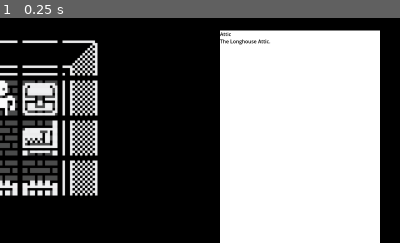
Above: before the commit, frame 1.
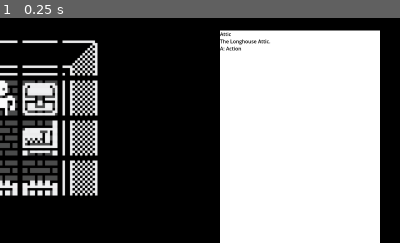
Above: after the commit, the same moment.

Repository: Pandawaflez/PGRPGE
Game: Godot game, scene res://TestScene/locations/TestSceneLevel1Attic.tscn
The game is run twice, just before and just after one commit, with the same random seed, the same clock (stepped at 60 frames per second) and the same inputs. This scene is started directly instead of the project's main scene.
Inputs:
- Up to frame 1 (0.25 s): no input
The pictures show only the part of the screen within x 50-100%, y 0-50%; the shares and areas given below are measured in that part.

The runs differ from the first frame. In frame 1, less than 0.1% of the frame differs, in the area x 55-61%, y 12-15%.

Commit message:
Working on scene transitions

Diff:
--- a/Prefabs/navigation_manager.tscn
+++ b/Prefabs/navigation_manager.tscn
@@ -1,6 +1,8 @@
-[gd_scene load_steps=2 format=3 uid="uid://c02sqiop2pv4p"]
+[gd_scene load_steps=3 format=3 uid="uid://c02sqiop2pv4p"]
 
 [ext_resource type="Script" uid="uid://cu8lxm0svdyd3" path="res://Scripts/navigation_manager.gd" id="1_iac1f"]
+[ext_resource type="Resource" uid="uid://cwijjjiuao5wg" path="res://resources/sceneManager.tres" id="2_2kjat"]
 
 [node name="NavigationManager" type="Node2D"]
 script = ExtResource("1_iac1f")
+sceneManager = ExtResource("2_2kjat")
--- a/Scripts/action.gd
+++ b/Scripts/action.gd
@@ -10,6 +10,8 @@
 @export var animationName := ""
 @export var changeLocation:bool = false
 @export var nextLocation:Location
+@export var changeScene:bool = false
+@export var sceneName:String = ""
 
 func getName():
 	return actionName
--- a/Scripts/location.gd
+++ b/Scripts/location.gd
@@ -3,7 +3,7 @@
 
 @onready var animationPlayer = $AnimationPlayer
 @export var locName := "Location Name"
-@export_multiline var locDesc := "Location Description"
+@export_multiline var locDesc := "LocDesc"
 
 @export var basePosX:float
 @export var basePosY:float
--- a/Scripts/navigation_manager.gd
+++ b/Scripts/navigation_manager.gd
@@ -4,6 +4,7 @@
 @export var currentLocation:Location
 @export var uIManager:UIManager
 @export var playerSprite:Sprite2D
+@export var sceneManager:SceneManager
 var currentLocationData:LocationData
 
 @export var actionsAllowed:bool = true
@@ -178,3 +179,6 @@
 
 func getCurrentLocation():
 	return currentLocation
+
+func changeScene ( sceneName:String ):
+	sceneManager.changeScene( sceneName , get_parent().get_parent() )
--- /dev/null
+++ b/Scripts/sceneManagement.gd
@@ -0,0 +1,14 @@
+class_name SceneManager
+extends Resource
+
+func changeScene ( sceneName:String , currentScene:Node2D ):
+	print("Changing Scene to: " + sceneName)
+	match sceneName:
+		"testSceneLevel1":
+			pass
+		"testSceneLevel1Attic":
+			pass
+		_:
+			print("Scene" + currentScene.name + "Not Found")
+			return
+	currentScene.free()
--- a/TestScene/locations/TestSceneLevel1Attic.tscn
+++ b/TestScene/locations/TestSceneLevel1Attic.tscn
@@ -1,7 +1,59 @@
-[gd_scene load_steps=3 format=4 uid="uid://d21ovohp01jgn"]
+[gd_scene load_steps=7 format=4 uid="uid://d21ovohp01jgn"]
 
 [ext_resource type="PackedScene" uid="uid://bdyonxguyf7ds" path="res://Prefabs/BaseLevel.tscn" id="1_rbkhl"]
 [ext_resource type="PackedScene" uid="uid://doe33lcmiauka" path="res://Prefabs/Location.tscn" id="2_osl6c"]
+[ext_resource type="PackedScene" uid="uid://b4wf3ge15jim4" path="res://Prefabs/Action.tscn" id="3_5lsq0"]
+
+[sub_resource type="Animation" id="Animation_5lsq0"]
+resource_name = "downstairs"
+length = 0.2
+tracks/0/type = "value"
+tracks/0/imported = false
+tracks/0/enabled = true
+tracks/0/path = NodePath("../../Tilemap/PlayerSprite:position")
+tracks/0/interp = 1
+tracks/0/loop_wrap = true
+tracks/0/keys = {
+"times": PackedFloat32Array(0, 0.198503),
+"transitions": PackedFloat32Array(1, 1),
+"update": 0,
+"values": [Vector2(672, 96), Vector2(608, 96)]
+}
+tracks/1/type = "method"
+tracks/1/imported = false
+tracks/1/enabled = true
+tracks/1/path = NodePath("..")
+tracks/1/interp = 1
+tracks/1/loop_wrap = true
+tracks/1/keys = {
+"times": PackedFloat32Array(0.2),
+"transitions": PackedFloat32Array(1),
+"values": [{
+"args": ["testSceneLevel1Attic"],
+"method": &"changeScene"
+}]
+}
+
+[sub_resource type="Animation" id="Animation_kvsom"]
+length = 0.001
+tracks/0/type = "value"
+tracks/0/imported = false
+tracks/0/enabled = true
+tracks/0/path = NodePath("../../Tilemap/PlayerSprite:position")
+tracks/0/interp = 1
+tracks/0/loop_wrap = true
+tracks/0/keys = {
+"times": PackedFloat32Array(0),
+"transitions": PackedFloat32Array(1),
+"update": 0,
+"values": [Vector2(672, 96)]
+}
+
+[sub_resource type="AnimationLibrary" id="AnimationLibrary_sppbm"]
+_data = {
+&"RESET": SubResource("Animation_kvsom"),
+&"downstairs": SubResource("Animation_5lsq0")
+}
 
 [node name="TestSceneLevel1Attic" type="Node2D"]
 
@@ -16,6 +68,15 @@
 locDesc = "The Longhouse Attic."
 basePosY = 96.0
 
+[node name="AnimationPlayer" parent="BaseLevel/NavigationManager/Location0" index="0"]
+libraries = {
+&"": SubResource("AnimationLibrary_sppbm")
+}
+
+[node name="ActionA" parent="BaseLevel/NavigationManager/Location0" instance=ExtResource("3_5lsq0")]
+playAnimation = true
+animationName = "downstairs"
+
 [node name="Background" parent="BaseLevel/Tilemap" index="0"]
 tile_map_data = PackedByteArray("AAD8//v/AgAAAAAAAAD8//z/AgAAAAAAAAD8//3/AgAAAAAAAAD8//7/AgAAAAAAAAD8////AgAAAAAAAAD8/w …(14608 unchanged characters)…
 
@@ -26,10 +87,11 @@
 tile_map_data = PackedByteArray("AAAJAAEAAgADAAYAAAAJAAMAAwAAAAMAAAAKAAMAAwAAAAMAAAALAAMAAwAAAAMAAAAJAAIAAwAFAAgAAAALAAIAAwAFAAgAABALAAEAAwAIAAYAAAA=")
 
 [node name="PlayerSprite" parent="BaseLevel/Tilemap" index="3"]
-position = Vector2(672, 96)
+position = Vector2(608, 96)
 
 [node name="Foreground" parent="BaseLevel/Tilemap" index="4"]
 tile_map_data = PackedByteArray("AAAIAAIAAwAAABEAAAAIAAEAAwAAABEAAAAIAAAAAwAAABAAAAAJAAAAAwABABAAAAAKAAAAAwABABAAAAALAAAAAwABABAAAAAMAAAAAwACABAAAAAMAAEAAwACABEAAAAMAAIAAwACABEAAAAIAAMAAwAAABEAAAAMAAMAAwACABEAAAA=")
 
 [editable path="BaseLevel"]
+[editable path="BaseLevel/NavigationManager/Location0"]
 [editable path="BaseLevel/Tilemap"]
--- /dev/null
+++ b/resources/sceneManager.tres
@@ -0,0 +1,7 @@
+[gd_resource type="Resource" script_class="SceneManager" load_steps=2 format=3 uid="uid://cwijjjiuao5wg"]
+
+[ext_resource type="Script" uid="uid://clceuohjn7vgn" path="res://Scripts/sceneManagement.gd" id="1_6je8u"]
+
+[resource]
+script = ExtResource("1_6je8u")
+metadata/_custom_type_script = "uid://clceuohjn7vgn"
Not shown, added: Scripts/sceneManagement.gd.uid
